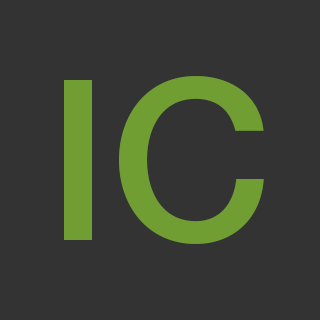
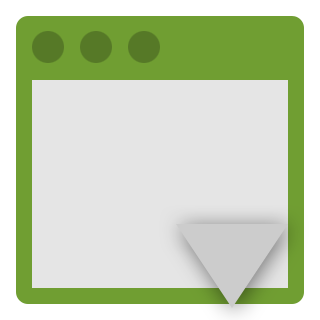
Layer changes from the first 320×320 image to the second:
added layer "popup indicator" above "editor" over left=176, top=224, right=288, bottom=308
added group "editor" with 3 layers above "board" over left=16, top=16, right=304, bottom=304
added layer "widgets" in group "editor" over left=32, top=31, right=160, bottom=63
added layer "window border" in group "editor" over left=16, top=16, right=304, bottom=304
added layer "bg" (1st of 3, in "editor") (10%) in group "editor" over left=32, top=64, right=288, bottom=288
hid group "icarus" (2 layers) over left=0, top=0, right=320, bottom=320
